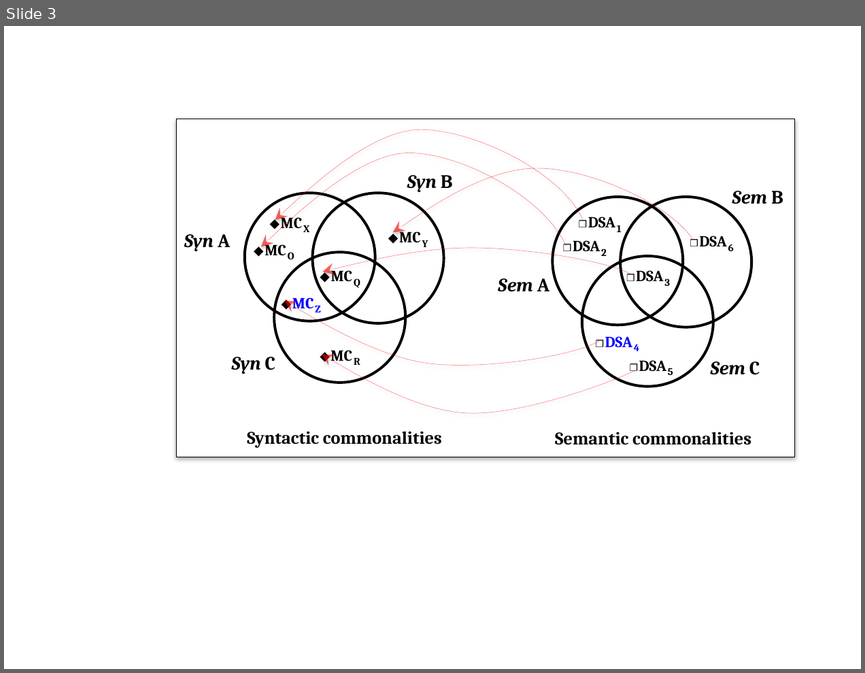
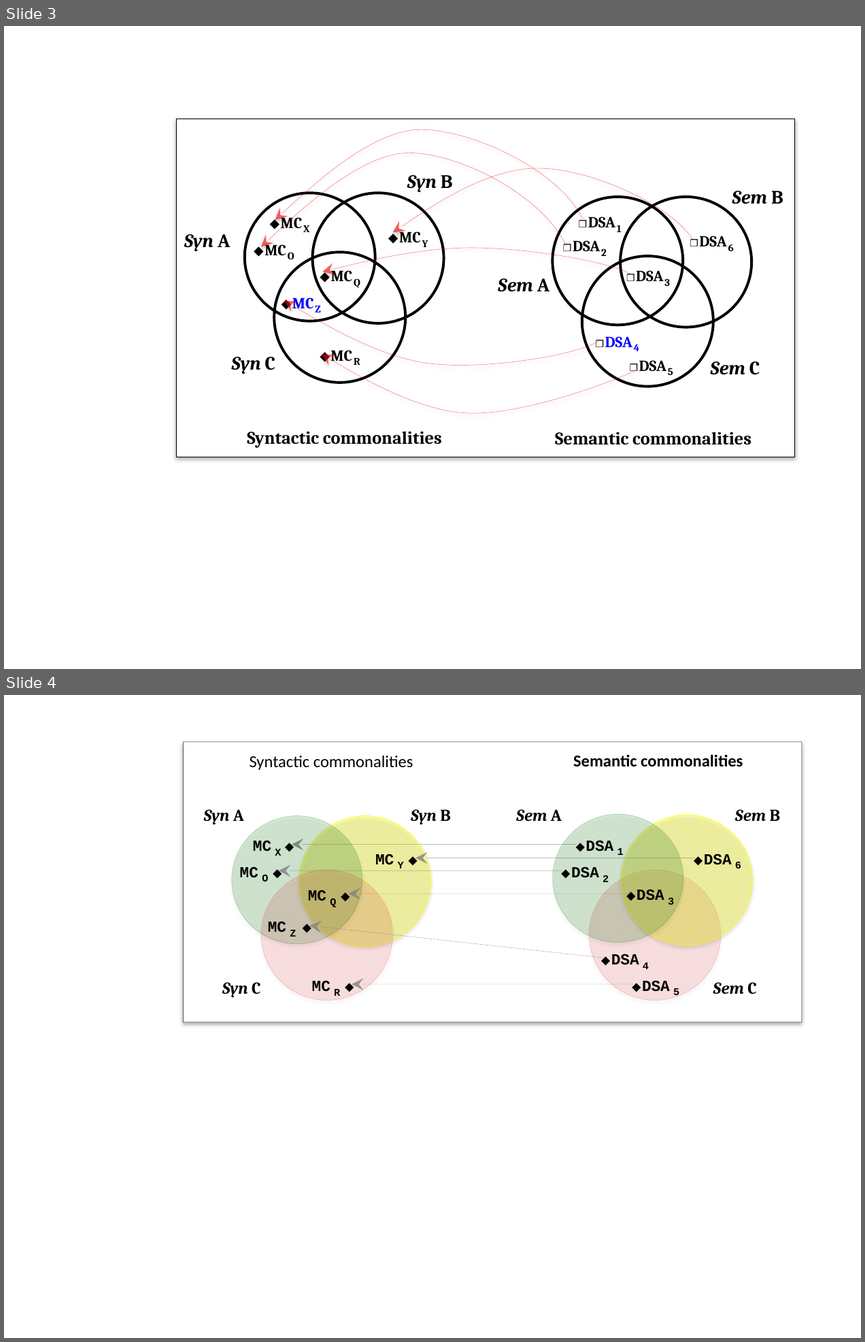
Before and after one commit to damenac/puzzle, a slide deck: papers/2016-ICSR-PuzzleMetrics/images/domains.pptx. Shown one above the other, each under a label of ours: slide 3 before the commit, slides 3 and 4 after it. The pictures are 865x673 and 865x1342 pixels, drawn with LibreOffice and Linux fonts; fonts in the diff are those of the drawing. Boxes give left, top, right and bottom in pixels: in the first picture for what was removed or moved away, otherwise in the second. Text is boxed around its words. In the diff, an @@ line names an element or a change of style, - is before the commit and + after.

```diff
--- a/papers/2016-ICSR-PuzzleMetrics/images/domains.pptx
+++ b/papers/2016-ICSR-PuzzleMetrics/images/domains.pptx
@@ slide 4 added at [4, 695, 861, 1338], background #FFFFFF @@
@@ rectangle added at [183, 742, 802, 1022], fill #FFFFFF, outline #000000 0.25 pt @@
@@ text added at [249, 756, 413, 770], 14 pt, text #000000 @@
+Syntactic commonalities
@@ text added at [573, 754, 742, 767], 14 pt, text #000000, bold @@
+Semantic commonalities
@@ text added at [204, 809, 244, 824], 14 pt, text #000000, bold, italic @@
+Syn A
@@ ellipse added at [232, 816, 362, 943], fill #008000 at 15% opacity, outline #008000 0.25 pt @@
@@ ellipse added at [300, 816, 430, 946], fill #FFFF00 at 30% opacity, outline #FFFF00 0.75 pt @@
@@ text added at [411, 809, 451, 824], 14 pt, text #000000, bold, italic @@
+Syn B
@@ text added at [516, 809, 562, 821], 14 pt, text #000000, bold, italic @@
+Sem A
@@ ellipse added at [552, 814, 683, 942], fill #008000 at 15% opacity, outline #008000 0.25 pt @@
@@ ellipse added at [621, 815, 752, 945], fill #FFFF00 at 30% opacity, outline #FFFF00 0.75 pt @@
@@ text added at [735, 809, 781, 821], 14 pt, text #000000, bold, italic @@
+Sem B
@@ text added at [253, 840, 281, 855], 13 pt, text #000000, bold @@
+MC X ⬥
@@ arrow added from (575, 844) to (292, 844), #808080 0.25 pt @@
@@ text added at [375, 853, 404, 868], 13 pt, text #000000, bold @@
+MC Y ⬥
@@ arrow added from (694, 858) to (415, 858), #808080 0.25 pt @@
@@ text added at [585, 840, 623, 858], 13 pt, text #000000, bold @@
+⬥ DSA 1
@@ text added at [704, 853, 741, 868], 13 pt, text #000000, bold @@
+⬥ DSA 6
@@ text added at [240, 866, 268, 881], 13 pt, text #000000, bold @@
+MC O ⬥
@@ ellipse added at [261, 870, 392, 1000], fill #FF0000 at 10% opacity, outline #FF0000 0.25 pt @@
@@ arrow added from (562, 870) to (278, 870), #808080 0.25 pt @@
@@ text added at [571, 866, 609, 882], 13 pt, text #000000, bold @@
+⬥ DSA 2
@@ ellipse added at [589, 870, 720, 1000], fill #FF0000 at 10% opacity, outline #FF0000 0.25 pt @@
@@ text added at [308, 889, 336, 907], 13 pt, text #000000, bold @@
+MC Q ⬥
@@ arrow added from (630, 894) to (349, 894), #808080 0.25 pt @@
@@ text added at [636, 889, 674, 904], 13 pt, text #000000, bold @@
+⬥ DSA 3
@@ text added at [268, 921, 296, 936], 13 pt, text #000000, bold @@
+MC Z ⬥
@@ arrow added from (604, 958) to (310, 926), #808080 0.25 pt dashed @@
@@ text added at [611, 953, 649, 969], 13 pt, text #000000, bold @@
+⬥ DSA 4
@@ text added at [312, 980, 340, 996], 13 pt, text #000000, bold @@
+MC R ⬥
@@ text added at [642, 980, 679, 995], 13 pt, text #000000, bold @@
+⬥ DSA 5
@@ text added at [222, 982, 261, 998], 14 pt, text #000000, bold, italic @@
+Syn C
@@ arrow added from (633, 984) to (352, 984), #808080 0.25 pt @@
@@ text added at [713, 982, 757, 994], 14 pt, text #000000, bold, italic @@
+Sem C
```
Also in this commit, not shown: 1 other slide added, 12 other files.
